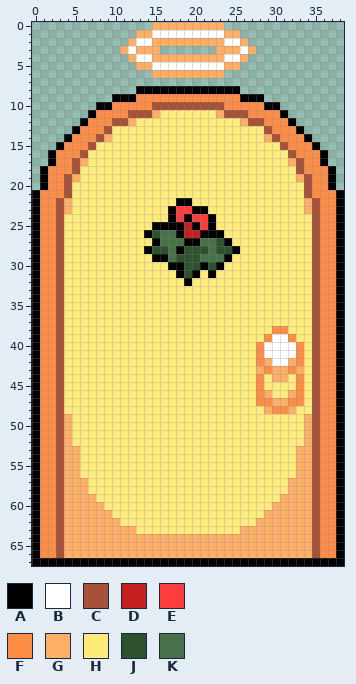
File history of a sprite sheet, assets/sprites/world/castle_town/door_noelle.png. Above is the file before it was changed.
The file is 78x136 pixels, drawn in blocks of 2x2; one block is one cell here.
Palette (. is transparent): A #000000  B #ffffff  C #a85139  D #c42020  E #ff3c3c  F #ff8d45  G #ffae66  H #ffeb7a  J #2e522e  K #477247
The result:
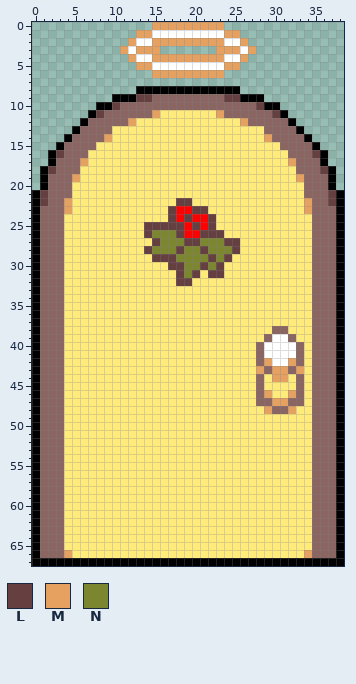
Colours new in this view: L #663f40  M #e6a060  N #7c862e
The commit says: noelle room + door visual update
Edits made:
colour E: #ff3c3c -> #ff0000
colour F: #ff8d45 -> #8b6562
y 0: x 15..23 GGGGGGGGG -> MMMMMMMMM
y 1: x 13..14 GG -> MM; x 24..25 GG -> MM
y 2: x 12 G -> M; x 15..23 GGGGGGGGG -> MMMMMMMMM; x 26 G -> M
y 3: x 11 G -> M; x 13..15 GGG -> MMM; x 23..25 GGG -> MMM; x 27 G -> M
y 4: x 12 G -> M; x 15..23 GGGGGGGGG -> MMMMMMMMM; x 26 G -> M
y 5: x 13..14 GG -> MM; x 24..25 GG -> MM
y 6: x 15..23 GGGGGGGGG -> MMMMMMMMM
y 9: x 13..14 FF -> LL; x 24..25 FF -> LL
y 10: x 10 F -> L; x 15..23 CCCCCCCCC -> FFFFFFFFF; x 28 F -> L
y 11: x 8 F -> L; x 12..15 CCCG -> FFFM; x 23..26 GCCC -> MFFF; x 30 F -> L
y 12: x 10..12 CCG -> FFM; x 26..28 GCC -> MFF
y 13: x 9 C -> F; x 29 C -> F
y 14: x 8..9 CG -> FM; x 29..30 GC -> MF
y 15: x 7 C -> F; x 31 C -> F
y 16: x 3 F -> L; x 6 C -> F; x 32 C -> F; x 35 F -> L
y 17: x 5..6 CG -> FM; x 32..33 GC -> MF
y 18: x 2 F -> L; x 5 C -> F; x 33 C -> F; x 36 F -> L
y 19: x 4..5 CG -> FM; x 33..34 GC -> MF
y 20: x 4 C -> F; x 34 C -> F
y 21: x 1 F -> L; x 4 C -> F; x 34 C -> F; x 37 F -> L
y 22: x 1 F -> L; x 3..4 CG -> FM; x 18..19 AA -> LL; x 34..35 GC -> MF; x 37 F -> L
y 23: x 3..4 CG -> FM; x 17 A -> L; x 20..21 AA -> LL; x 34..35 GC -> MF
y 24: x 3 C -> F; x 17 A -> L; x 19 A -> L; x 22 A -> L; x 35 C -> F
y 25: x 3 C -> F; x 14..20 HAAAADA -> LLLLLEL; x 22 A -> L; x 35 C -> F
y 26: x 3 C -> F; x 14..23 AJKKADDAAA -> LNNNLEELLL; x 35 C -> F
y 27: x 3 C -> F; x 15..25 AKKKAAKKJAH -> LNNNLLNNNLL; x 35 C -> F
y 28: x 3 C -> F; x 14..25 AJJKAJJJKJJA -> LNNNLNNLNNNL; x 35 C -> F
y 29: x 3 C -> F; x 15..24 AAKJJJKKKA -> LLLNNNNLNL; x 35 C -> F
y 30: x 3 C -> F; x 17..23 AAJJAJA -> LLNNLNL; x 35 C -> F
y 31: x 3 C -> F; x 18..20 AJA -> LNL; x 22..23 AH -> LL; x 35 C -> F
y 32: x 3 C -> F; x 18..19 HA -> LL; x 35 C -> F
y 33..41: x 3 C -> F; x 35 C -> F
y 42: x 3 C -> F; x 29 G -> M; x 32 G -> M; x 35 C -> F
y 43: x 3 C -> F; x 28 G -> M; x 30..31 GG -> MM; x 33 G -> M; x 35 C -> F
y 44: x 3 C -> F; x 30..31 GG -> MM; x 35 C -> F
y 45: x 3 C -> F; x 35 C -> F
y 46: x 3 C -> F; x 29 G -> M; x 32 G -> M; x 35 C -> F
y 47: x 3 C -> F; x 30..31 GG -> MM; x 35 C -> F
y 48: x 3 C -> F; x 29 G -> M; x 32 G -> M; x 35 C -> F
y 49..52: x 3..4 CG -> FH; x 34..35 GC -> HF
y 53..56: x 3..5 CGG -> FHH; x 33..35 GGC -> HHF
y 57..58: x 3..6 CGGG -> FHHH; x 32..35 GGGC -> HHHF
y 59: x 3..7 CGGGG -> FHHHH; x 31..35 GGGGC -> HHHHF
y 60: x 3..8 CGGGGG -> FHHHHH; x 30..35 GGGGGC -> HHHHHF
y 61: x 3..9 CGGGGGG -> FHHHHHH; x 29..35 GGGGGGC -> HHHHHHF
y 62: x 3..10 CGGGGGGG -> FHHHHHHH; x 28..35 GGGGGGGC -> HHHHHHHF
y 63: x 3..12 CGGGGGGGGG -> FHHHHHHHHH; x 26..35 GGGGGGGGGC -> HHHHHHHHHF
y 64..65: x 3..35 CGGGGGGGGGGGGGGGGGGGGGGGGGGGGGGGC -> FHHHHHHHHHHHHHHHHHHHHHHHHHHHHHHHF
y 66: x 3..35 CGGGGGGGGGGGGGGGGGGGGGGGGGGGGGGGC -> FMHHHHHHHHHHHHHHHHHHHHHHHHHHHHHMF
Changed places in both pictures, as pixel boxes (x1, y1, x2, y2):
changed: (40, 22, 336, 558)
